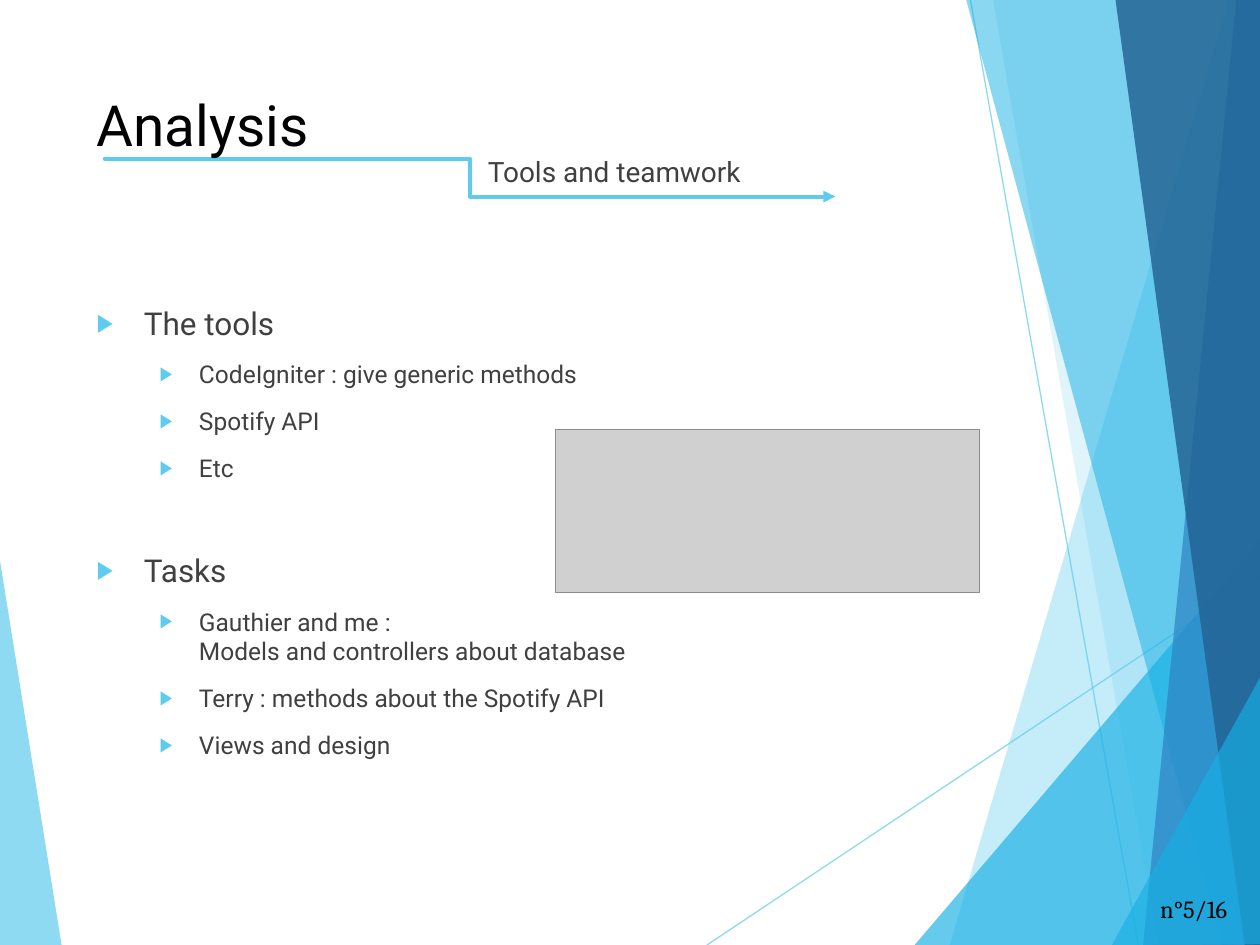
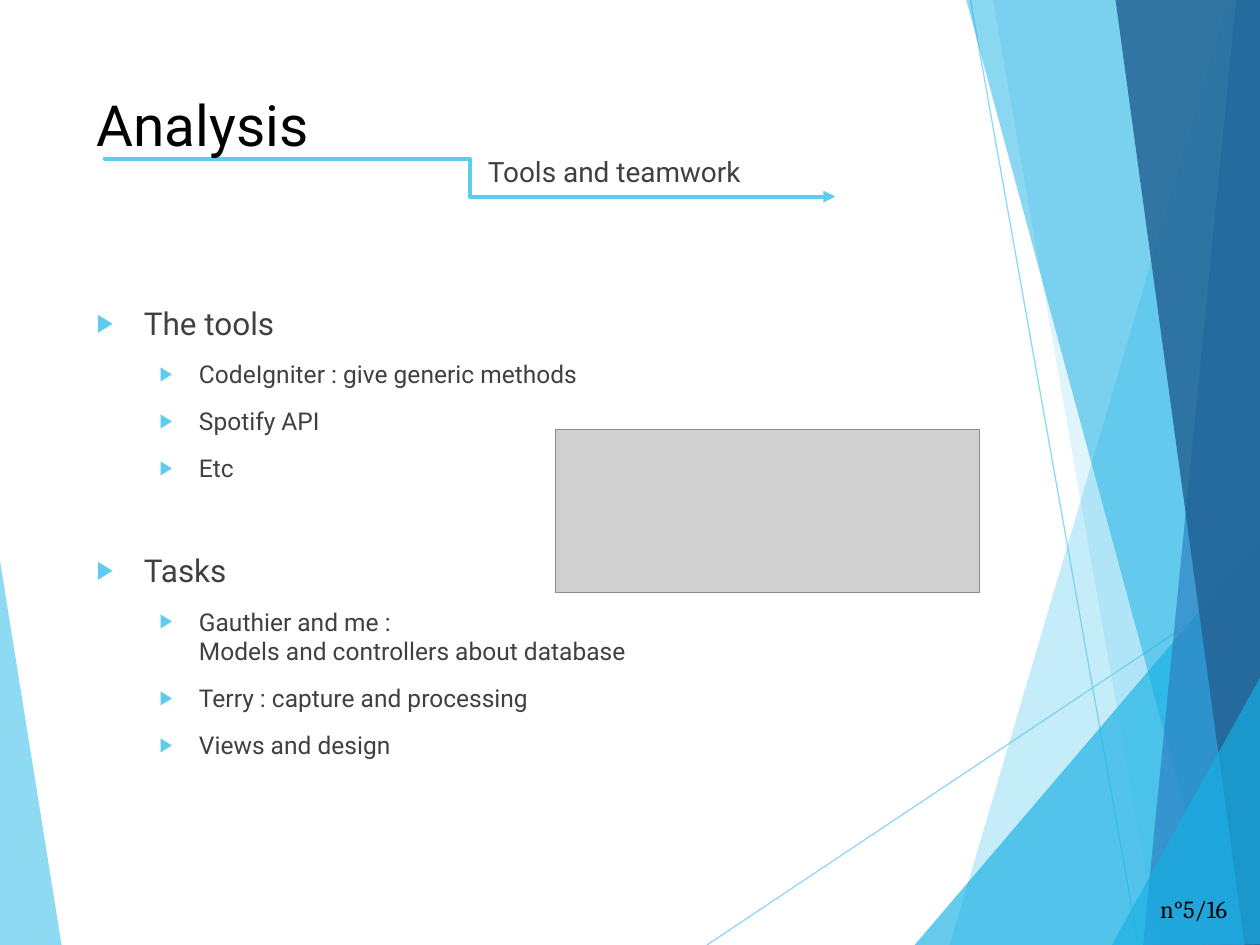
Before and after one commit to Terrasse/Dontforgetthelyrics, a slide deck: slide 5 of English_project.pptx. Drawn at 1260x945 pixels with LibreOffice and Linux fonts; fonts in the diff are those of the drawing; grey boxes stand for pictures. Boxes give left, top, right and bottom in pixels: in the first picture for what was removed or moved away, otherwise in the second. Text is boxed around its words. In the diff, an @@ line names an element or a change of style, - is before the commit and + after.

```diff
--- a/English_project.pptx
+++ b/English_project.pptx
@@ text at (199,688,527,712): text changed @@
-  ▶ Terry : methods about the Spotify API
+  ▶ Terry : capture and processing
```
Also in this commit, not shown: 3 other slides changed, 1 other file.
